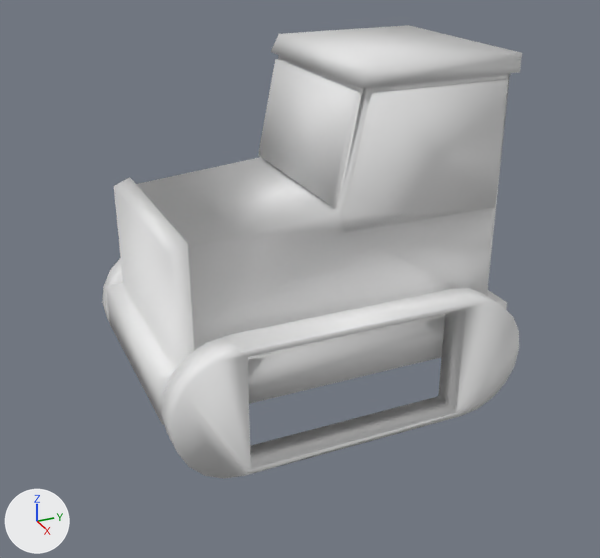
An edit to the Blender file Assets/models/dozer.blend, drawn before and after from the same camera.
One viewpoint serves both versions: a 50 mm lens placed at (16.44, -7.46, 10.89), pointed at (0.29, -0.19, 2.82). Arrows for +X, +Y and +Z are at lower left; the lights stay in place.

Names of what the first picture shows: 'obj_0'.
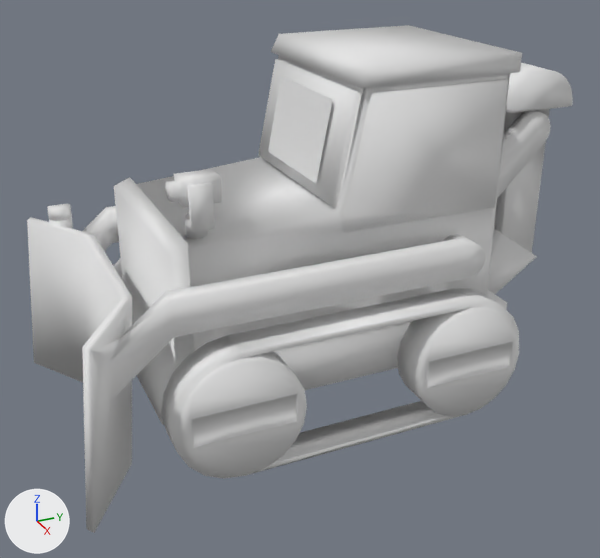
What differs and where, as boxes (x1, y1, x2, y2) in the pictures (600 x 558 px):
'obj_0.001', shown
    after: (27, 206, 486, 533)
'obj_0.008', shown
    after: (179, 351, 307, 478)
'obj_0.009', shown
    after: (397, 307, 519, 417)
'obj_0.007', shown
    after: (488, 63, 573, 294)
'obj_0.005', shown
    after: (268, 76, 333, 183)
'obj_0.006', shown
    after: (497, 111, 551, 198)
'obj_0.003', shown
    after: (185, 182, 215, 239)
'obj_0.004', shown
    after: (165, 169, 222, 208)
'obj_0.002', shown
    after: (47, 203, 72, 221)

Patch to the scene script:
```diff
--- a/Assets/models/dozer.blend.py
+++ b/Assets/models/dozer.blend.py
@@ ob_obj_0_001 @@
 ob_obj_0_001.rotation_euler = (1.571, 0.0, 0.0)  # degrees (90, 0, 0)
-ob_obj_0_001.hide_set(True)
@@ ob_obj_0_002 @@
 ob_obj_0_002.rotation_euler = (1.571, 0.0, 0.0)  # degrees (90, 0, 0)
-ob_obj_0_002.hide_set(True)
@@ ob_obj_0_003 @@
 ob_obj_0_003.rotation_euler = (1.571, 0.0, 0.0)  # degrees (90, 0, 0)
-ob_obj_0_003.hide_set(True)
@@ ob_obj_0_004 @@
 ob_obj_0_004.rotation_euler = (1.571, 0.0, 0.0)  # degrees (90, 0, 0)
-ob_obj_0_004.hide_set(True)
@@ ob_obj_0_005 @@
 ob_obj_0_005.rotation_euler = (1.571, 0.0, 0.0)  # degrees (90, 0, 0)
-ob_obj_0_005.hide_set(True)
@@ ob_obj_0_006 @@
 ob_obj_0_006.rotation_euler = (1.571, 0.0, 0.0)  # degrees (90, 0, 0)
-ob_obj_0_006.hide_set(True)
@@ ob_obj_0_007 @@
 ob_obj_0_007.rotation_euler = (1.571, 0.0, 0.0)  # degrees (90, 0, 0)
-ob_obj_0_007.hide_set(True)
@@ ob_obj_0_008 @@
 ob_obj_0_008.rotation_euler = (1.571, 0.0, 0.0)  # degrees (90, 0, 0)
-ob_obj_0_008.hide_set(True)
@@ ob_obj_0_009 @@
 ob_obj_0_009.rotation_euler = (1.571, 0.0, 0.0)  # degrees (90, 0, 0)
-ob_obj_0_009.hide_set(True)
```
